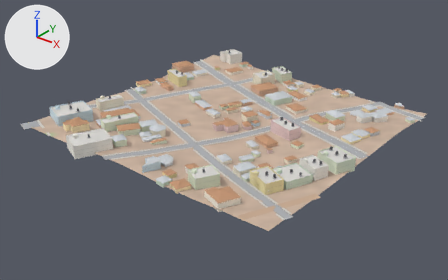
A saved change to the glTF model city/hi/t_10_-7.glb.
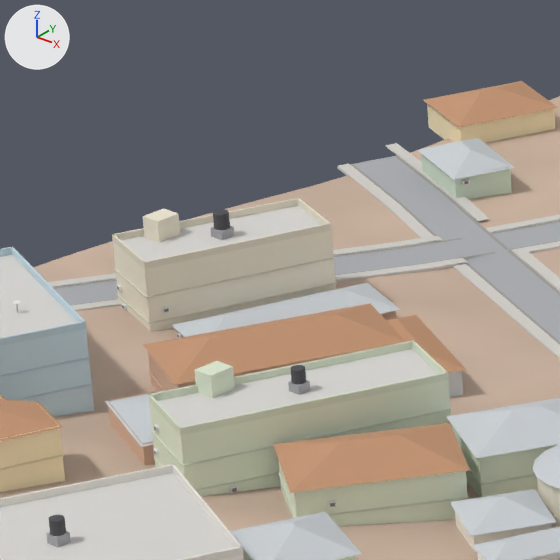
The first picture shows the older version from a 50 mm lens placed at (2999.0, -2065.0, 235.0), pointed at (2688.0, -1677.0, -6.0). The close-ups show the older and then the newer version on the part from 18% to 34% of the width and 25% to 50% of the height of that picture. Only the edits that show in the close-ups are written down. Arrows for +X, +Y and +Z are at upper left; the lights stay in place. Vertices at exactly the same position are counted once.

The first close-up shows 'Buildings-col', 'Details', 'Roads-col', 'Sidewalks-col', 'Terrain-col'.
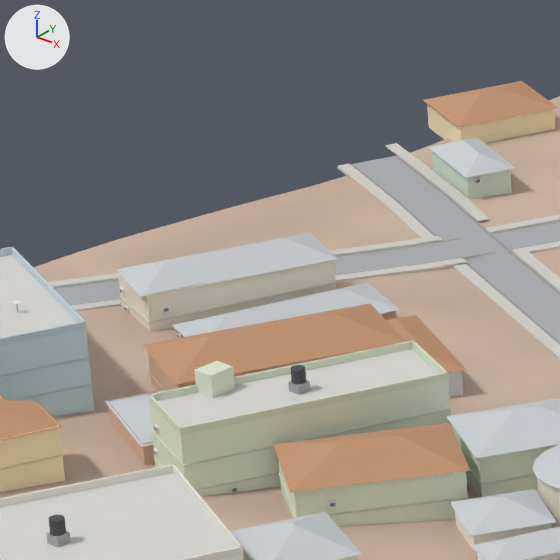
What differs and where, as boxes (x1, y1, x2, y2) in the close-ups (560 x 560 px; the box of a moved part takes in the faces that stretch with it):
'Details', reshaped: before (0, 179, 536, 560); after (0, 178, 536, 560)
part 1 of me_buildings_col, added: after (116, 233, 337, 297)
part 2 of me_buildings_col, moved or reshaped: before (113, 138, 515, 332); after (118, 138, 515, 332)
part 3 of me_details, deleted: before (112, 198, 335, 298)
part 4 of me_details, moved or reshaped: before (117, 179, 470, 323); after (119, 178, 481, 323)

Patch to the scene script:
```diff
--- a/city/hi/t_10_-7.glb.py
+++ b/city/hi/t_10_-7.glb.py
@@ me_buildings_col @@
 # used by ob_buildings_col; location = (0.0, 0.0, 0.0)
-me_buildings_col.from_pydata(...)  # 1424 vertices, 1660 faces; spans x 2552.0..2817.0, y -1806.0..-1527.0, z 4.0..23.0
+me_buildings_col.from_pydata(...)  # 1411 vertices, 1644 faces; spans x 2552.0..2817.0, y -1806.0..-1527.0, z 4.0..23.0
+# me_buildings_col part 1: the loose piece of 6 vertices spanning x 2587.0..2604.0, y -1730.0..-1703.0, z 12.0..14.0 is copied, and the copy is scaled about its middle by (-1.04, -0.963, 1.03), then moved by (-11.0, 1.0, 4.0); it spans x 2576.0..2594.0, y -1728.0..-1703.0, z 16.0..17.0
+# me_buildings_col part 2: 10 vertices moved from x 2567.0..2593.0, y -1724.0..-1666.0, z 7.0..19.0 to x 2567.0..2593.0, y -1725.0..-1665.0, z 7.0..16.0; 4 vertices removed from x 2567.0..2585.0, y -1728.0..-1667.0, z 11.0..19.0; 4 vertices added at x 2567.0..2585.0, y -1728.0..-1666.0, z 11.0..16.0
+# other edits to the shape of me_buildings_col do not show in these pictures
 me_buildings_col.materials.append(mat_wall)
@@ me_details @@
 # used by ob_details; location = (0.0, 0.0, 0.0)
-me_details.from_pydata(...)  # 4722 vertices, 7694 faces; spans x 2552.0..2817.0, y -1806.0..-1527.0, z 7.0..26.0
+me_details.from_pydata(...)  # 4605 vertices, 7510 faces; spans x 2552.0..2817.0, y -1806.0..-1527.0, z 7.0..26.0
+# me_details part 3: 11 loose pieces with 117 vertices, spanning x 2575.0..2786.0, y -1749.0..-1531.0, z 7.0..22.0, are deleted
+# me_details part 4: 24 vertices moved from x 2575.0..2584.0, y -1726.0..-1670.0, z 10.0..14.0 to x 2576.0..2585.0, y -1726.0..-1669.0, z 10.0..14.0; 28 vertices removed from x 2576.0..2580.0, y -1725.0..-1671.0, z 10.0..14.0; 28 vertices added at x 2577.0..2581.0, y -1726.0..-1669.0, z 10.0..14.0
+# other edits to the shape of me_details do not show in these pictures
 me_details.materials.append(mat_props)
```
